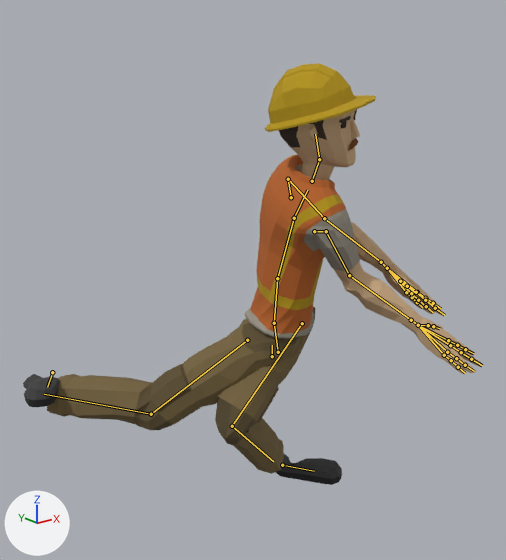
The glTF model app/src/main/assets/characters/Worker.gltf: old version first, new version second.
Camera for both pictures: a 50 mm camera at (-1.429, -1.819, 1.491) aimed at (-0.063, -0.111, 0.808). Every picture has the same lights, and +X, +Y and +Z are marked at lower left. The older version comes first. Both versions are drawn at frame 1 of the action 'Throw_FH'; the numbers are the values there. The bones that change, and the others that lie on the model, are drawn over the model as lines.

The first picture shows 'Worker_Body', 'Worker_Feet', 'Worker_Head', 'Worker_Legs'.
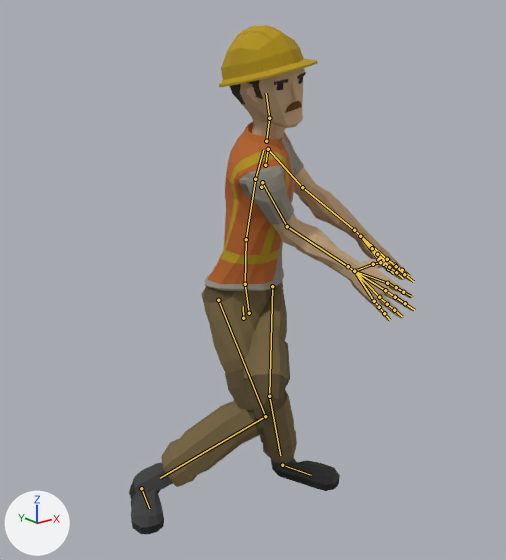
Where the change shows, as pixel boxes [x1, y1, x2, y2] in the pictures (506 x 560 px):
'Worker_Body', posed (12% narrower, 9% shorter): before [244, 155, 483, 374]; after [205, 121, 415, 321]
'Worker_Legs', posed (49% narrower, 23% taller): before [47, 307, 315, 474]; after [161, 281, 297, 487]
'Worker_Head', posed (11% narrower): before [265, 63, 376, 180]; after [219, 26, 318, 140]
'Worker_Feet', posed: before [23, 374, 342, 485]; after [129, 457, 340, 534]
bone 'Body', root to tip: before (272, 356) to (272, 345); after (243, 318) to (243, 306)
bone 'Hips', root to tip: before (278, 352) to (274, 323); after (249, 313) to (245, 284)
bone 'Abdomen', root to tip: before (274, 323) to (277, 278); after (245, 284) to (246, 239)
bone 'Torso', root to tip: before (277, 278) to (294, 218); after (246, 239) to (255, 179)
bone 'Chest', root to tip: before (294, 218) to (307, 190); after (255, 179) to (263, 150)
bone 'Neck', root to tip: before (312, 181) to (319, 159); after (266, 141) to (269, 118)
bone 'Head', root to tip: before (319, 159) to (315, 134); after (269, 118) to (266, 93)
bone 'UpperArm.L', root to tip: before (288, 179) to (324, 218); after (268, 149) to (302, 187)
bone 'LowerArm.L', root to tip: before (324, 218) to (381, 262); after (302, 187) to (354, 230)
bone 'UpperArm.R', root to tip: before (326, 231) to (349, 275); after (262, 182) to (287, 226)
bone 'LowerArm.R', root to tip: before (349, 275) to (411, 320); after (287, 226) to (348, 266)
bone 'Wrist.R', root to tip: before (411, 320) to (418, 325); after (348, 266) to (354, 271)
bone 'UpperLeg.L', root to tip: before (302, 323) to (232, 426); after (272, 286) to (269, 396)
bone 'LowerLeg.L', root to tip: before (232, 426) to (273, 461); after (269, 396) to (280, 455)
bone 'UpperLeg.R', root to tip: before (247, 340) to (151, 414); after (218, 300) to (265, 416)
bone 'LowerLeg.R', root to tip: before (151, 414) to (44, 394); after (265, 416) to (160, 478)
bone 'Foot.L', root to tip: before (282, 465) to (314, 471); after (282, 465) to (311, 475)
bone 'Foot.R', root to tip: before (52, 372) to (47, 387); after (141, 488) to (149, 508)

Diff of the bpy script that builds the scene:
```diff
--- a/app/src/main/assets/characters/Worker.gltf.py
+++ b/app/src/main/assets/characters/Worker.gltf.py
@@ bone_body @@
 bone_body = bpy.data.objects['CharacterArmature'].pose.bones['Body']  # child of 'Root'
-bone_body.location = (0.01, -0.345, 0.097)
+bone_body.location = (0.011, -0.251, -0.062)
@@ bone_hips @@
 bone_hips = bpy.data.objects['CharacterArmature'].pose.bones['Hips']  # child of 'Body'
-bone_hips.rotation_quaternion = (0.887, 0.0, 0.436, 0.061)  # degrees (5, 52, 10)
+bone_hips.rotation_quaternion = (0.976, 0.0, 0.215, 0.03)  # degrees (1, 25, 4)
@@ bone_abdomen @@
 bone_abdomen = bpy.data.objects['CharacterArmature'].pose.bones['Abdomen']  # child of 'Hips'
-bone_abdomen.rotation_quaternion = (0.996, 0.046, 0.045, 0.053)  # degrees (6, 5, 6)
+bone_abdomen.rotation_quaternion = (0.997, 0.044, 0.056, 0.026)  # degrees (5, 6, 3)
@@ bone_torso @@
 bone_torso = bpy.data.objects['CharacterArmature'].pose.bones['Torso']  # child of 'Abdomen'
-bone_torso.rotation_quaternion = (0.995, 0.049, 0.075, 0.046)  # degrees (6, 8, 6)
+bone_torso.rotation_quaternion = (0.995, 0.045, 0.083, 0.022)  # degrees (5, 9, 3)
@@ bone_chest @@
 bone_chest = bpy.data.objects['CharacterArmature'].pose.bones['Chest']  # child of 'Torso'
-bone_chest.rotation_quaternion = (0.994, 0.061, 0.066, 0.063)  # degrees (8, 7, 8)
+bone_chest.rotation_quaternion = (0.996, 0.055, 0.064, 0.036)  # degrees (7, 7, 5)
@@ bone_neck @@
 bone_neck = bpy.data.objects['CharacterArmature'].pose.bones['Neck']  # child of 'Chest'
-bone_neck.rotation_quaternion = (0.984, -0.07, -0.159, 0.042)  # degrees (-9, -18, 6)
+bone_neck.rotation_quaternion = (0.978, -0.045, -0.197, 0.052)  # degrees (-7, -22, 7)
@@ bone_head @@
 bone_head = bpy.data.objects['CharacterArmature'].pose.bones['Head']  # child of 'Neck'
-bone_head.rotation_quaternion = (0.936, -0.241, -0.229, -0.084)  # degrees (-28, -28, -3)
+bone_head.rotation_quaternion = (0.975, -0.169, -0.144, 0.007)  # degrees (-20, -16, 4)
@@ bone_upperarm_l @@
 bone_upperarm_l = bpy.data.objects['CharacterArmature'].pose.bones['UpperArm.L']  # child of 'Shoulder.L'
-bone_upperarm_l.rotation_quaternion = (0.52, -0.337, 0.048, -0.769)  # degrees (-30, -29, -104)
+bone_upperarm_l.rotation_quaternion = (0.692, -0.407, 0.0, -0.597)  # degrees (-40, -29, -71)
@@ bone_lowerarm_l @@
 bone_lowerarm_l = bpy.data.objects['CharacterArmature'].pose.bones['LowerArm.L']  # child of 'UpperArm.L'
-bone_lowerarm_l.rotation_quaternion = (0.99, 0.032, -0.066, -0.113)  # degrees (4, -7, -13)
+bone_lowerarm_l.rotation_quaternion = (0.995, 0.021, 0.0, -0.098)  # degrees (2, 0, -11)
@@ bone_upperarm_r @@
 bone_upperarm_r = bpy.data.objects['CharacterArmature'].pose.bones['UpperArm.R']  # child of 'Shoulder.R'
-bone_upperarm_r.rotation_quaternion = (0.753, -0.386, -0.069, 0.507)  # degrees (-44, 17, 61)
+bone_upperarm_r.rotation_quaternion = (0.632, -0.598, 0.0, 0.493)  # degrees (-69, 36, 50)
@@ bone_lowerarm_r @@
 bone_lowerarm_r = bpy.data.objects['CharacterArmature'].pose.bones['LowerArm.R']  # child of 'UpperArm.R'
-bone_lowerarm_r.rotation_quaternion = (0.933, 0.302, -0.019, -0.148)  # degrees (35, 3, -17)
+bone_lowerarm_r.rotation_quaternion = (0.958, 0.279, 0.0, 0.072)  # degrees (32, -2, 8)
@@ bone_wrist_r @@
 bone_wrist_r = bpy.data.objects['CharacterArmature'].pose.bones['Wrist.R']  # child of 'LowerArm.R'
-bone_wrist_r.rotation_quaternion = (0.994, -0.037, -0.002, 0.102)  # degrees (-4, 0, 12)
+bone_wrist_r.rotation_quaternion = (0.995, -0.071, 0.0, 0.069)  # degrees (-8, 1, 8)
@@ bone_upperleg_l @@
 bone_upperleg_l = bpy.data.objects['CharacterArmature'].pose.bones['UpperLeg.L']  # child of 'Body'
-bone_upperleg_l.rotation_quaternion = (-0.879, -0.437, -0.027, -0.045)  # degrees (53, 0, 6)
+bone_upperleg_l.rotation_quaternion = (0.908, 0.258, 0.091, 0.319)  # degrees (32, 0, 39)
@@ bone_lowerleg_l @@
 bone_lowerleg_l = bpy.data.objects['CharacterArmature'].pose.bones['LowerLeg.L']  # child of 'UpperLeg.L'
-bone_lowerleg_l.rotation_quaternion = (0.645, 0.455, 0.15, -0.553)  # degrees (41, 47, -63)
+bone_lowerleg_l.rotation_quaternion = (0.754, 0.592, 0.18, -0.221)  # degrees (74, 32, -8)
@@ bone_upperleg_r @@
 bone_upperleg_r = bpy.data.objects['CharacterArmature'].pose.bones['UpperLeg.R']  # child of 'Body'
-bone_upperleg_r.rotation_quaternion = (0.834, -0.306, 0.027, 0.288)  # degrees (-36, 15, 33)
+bone_upperleg_r.rotation_quaternion = (0.964, 0.045, -0.201, -0.17)  # degrees (10, -22, -22)
@@ bone_lowerleg_r @@
 bone_lowerleg_r = bpy.data.objects['CharacterArmature'].pose.bones['LowerLeg.R']  # child of 'UpperLeg.R'
-bone_lowerleg_r.rotation_quaternion = (0.907, 0.287, -0.227, 0.107)  # degrees (34, -29, 4)
+bone_lowerleg_r.rotation_quaternion = (0.789, 0.572, -0.167, 0.151)  # degrees (71, -26, 3)
@@ bone_foot_l @@
 bone_foot_l = bpy.data.objects['CharacterArmature'].pose.bones['Foot.L']  # child of 'Root'
-bone_foot_l.rotation_quaternion = (0.96, 0.0, 0.001, -0.271)  # degrees (0, 0, -32)
+bone_foot_l.rotation_quaternion = (0.988, 0.0, 0.001, -0.156)  # degrees (0, 0, -18)
@@ bone_foot_r @@
 bone_foot_r = bpy.data.objects['CharacterArmature'].pose.bones['Foot.R']  # child of 'Root'
-bone_foot_r.location = (-0.414, -0.526, -0.386)
-bone_foot_r.rotation_quaternion = (0.96, 0.0, -0.001, 0.271)  # degrees (0, 0, 32)
+bone_foot_r.location = (-0.278, -0.157, -0.032)
+bone_foot_r.rotation_quaternion = (0.988, 0.0, -0.001, 0.156)  # degrees (0, 0, 18)
```
